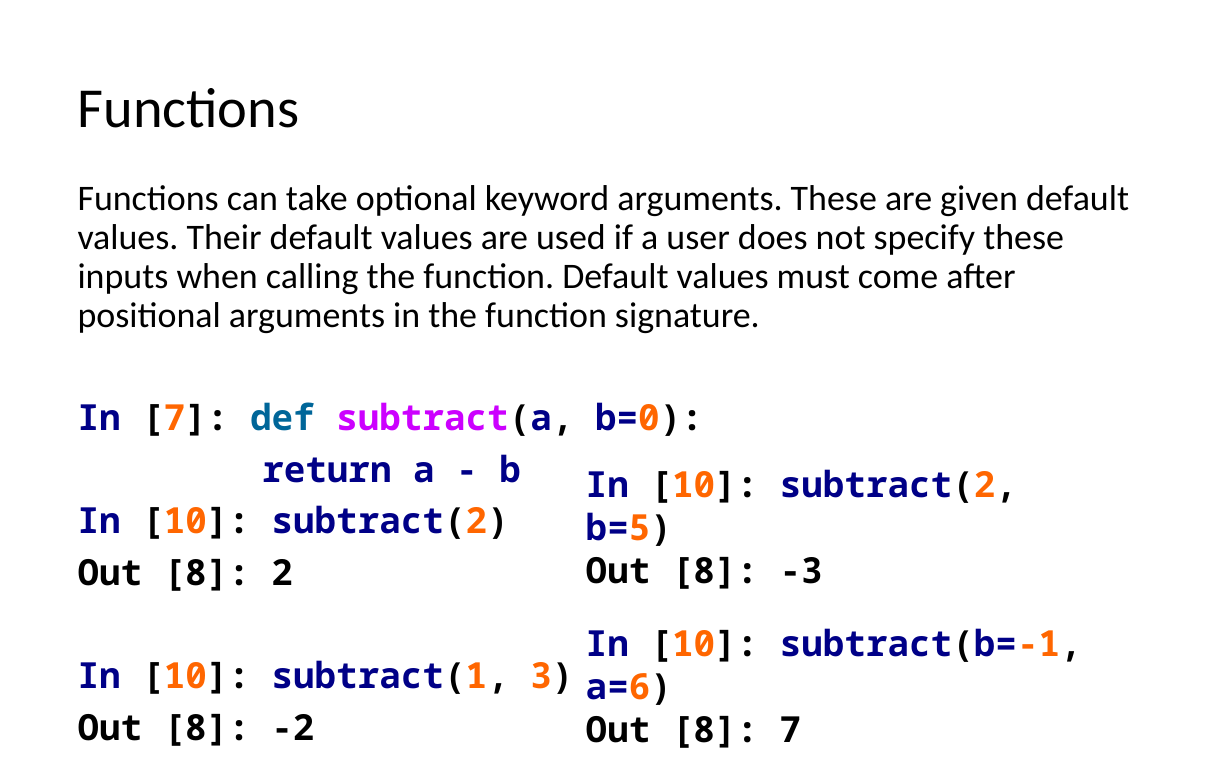
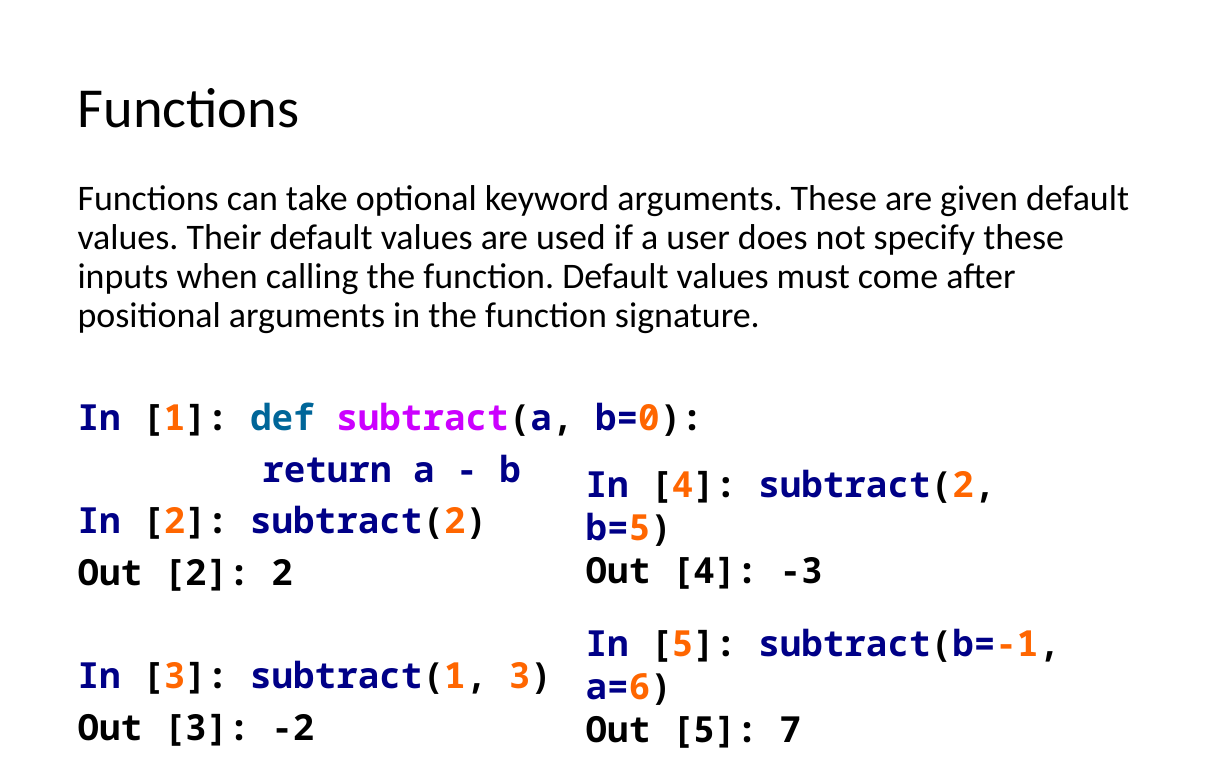
Before and after one commit to LongBaoNguyen/longbaonguyen.github.io, a slide deck: slide 8 of courses/apcsp/lect8.pptx (slide 7 before the commit). Drawn at 1232x770 pixels with LibreOffice and Linux fonts; fonts in the diff are those of the drawing. Boxes give left, top, right and bottom in pixels: in the first picture for what was removed or moved away, otherwise in the second. Text is boxed around its words. In the diff, an @@ line names an element or a change of style, - is before the commit and + after.

```diff
--- a/courses/apcsp/lect8.pptx
+++ b/courses/apcsp/lect8.pptx
@@ text at box(78, 402, 703, 436): text changed @@
-In [7]: def subtract(a, b=0):
+In [1]: def subtract(a, b=0):
@@ text at box(586, 469, 995, 589): text changed @@
-In [10]: subtract(2, b=5)
-Out [8]: -3
+In [4]: subtract(2, b=5)
+Out [4]: -3
@@ text at box(78, 505, 552, 746): text changed @@
-In [10]: subtract(2)
-Out [8]: 2
-In [10]: subtract(1, 3)
-Out [8]: -2
+In [2]: subtract(2)
+Out [2]: 2
+In [3]: subtract(1, 3)
+Out [3]: -2
@@ text at box(586, 628, 1060, 748): text changed @@
-In [10]: subtract(b=-1, a=6)
-Out [8]: 7
+In [5]: subtract(b=-1, a=6)
+Out [5]: 7
```
Also in this commit, not shown: 7 other slides changed, 1 slide added, 1 slide removed, 7 other files.
